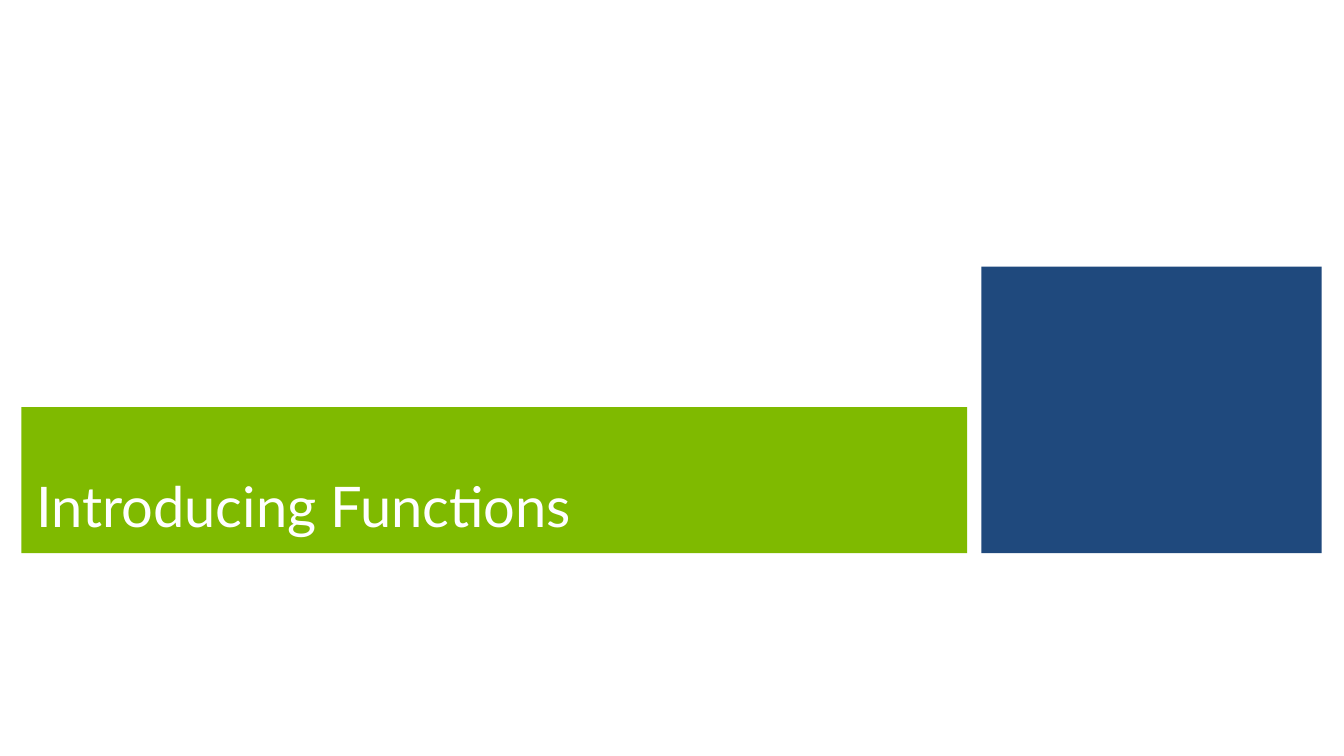
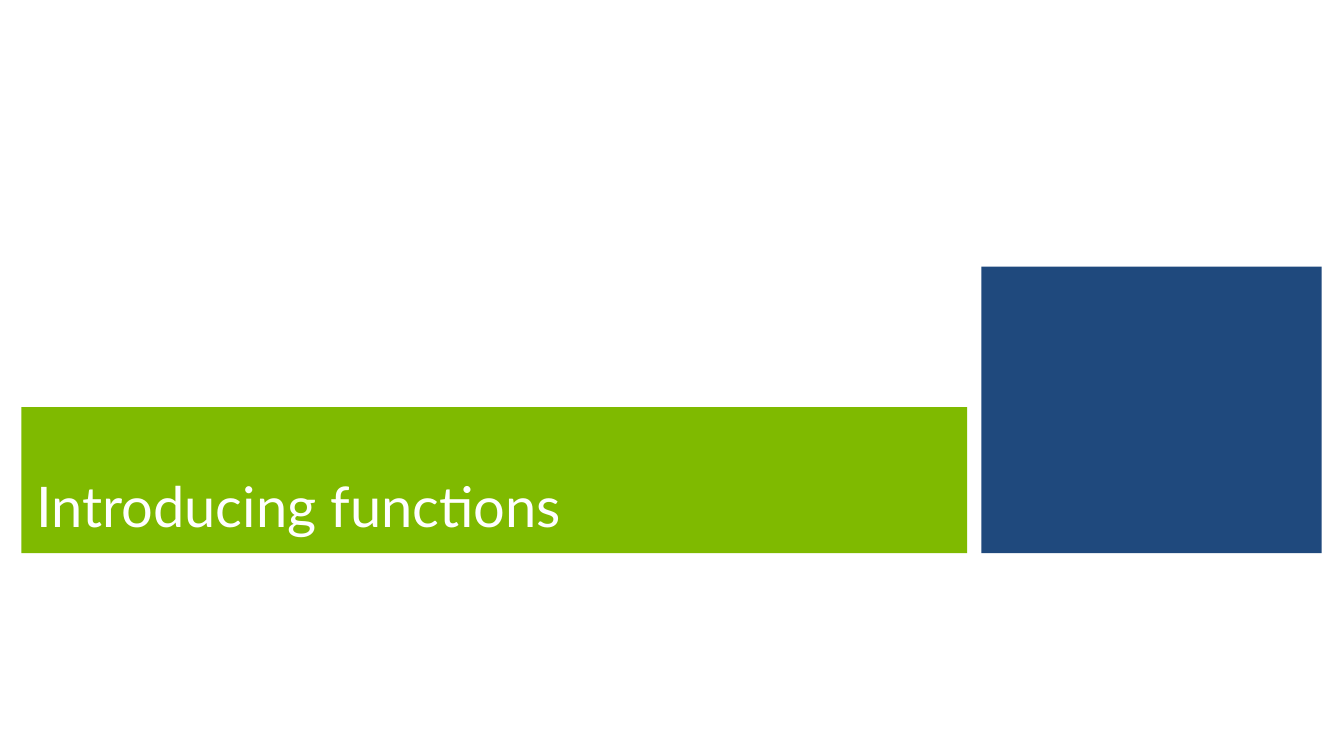
Before and after one commit to GeekTrainer/Introduction-Programming-Python, a slide deck: slide 6 of Office Docs/13 Functions.pptx. Drawn at 1344x756 pixels with LibreOffice and Linux fonts; fonts in the diff are those of the drawing; background and template pictures are left out. Boxes give left, top, right and bottom in pixels: in the first picture for what was removed or moved away, otherwise in the second. Text is boxed around its words. In the diff, an @@ line names an element or a change of style, - is before the commit and + after.

```diff
--- a/Office Docs/13 Functions.pptx
+++ b/Office Docs/13 Functions.pptx
@@ title at [36, 485, 561, 537]: text changed @@
-Introducing Functions
+Introducing functions
```
Also in this commit, not shown: 4 other files.
